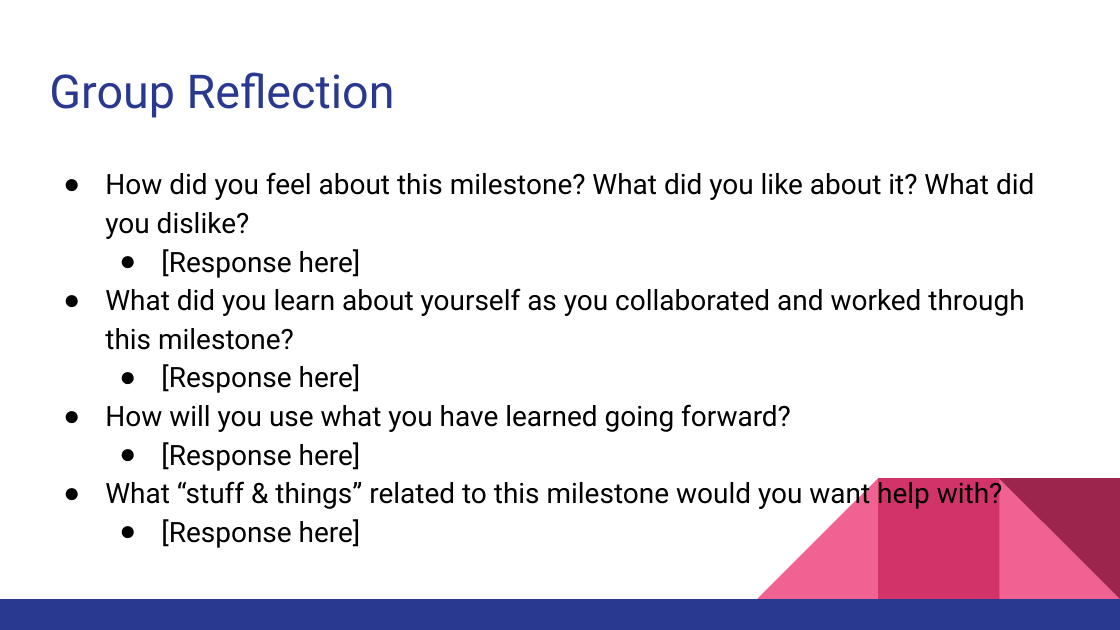
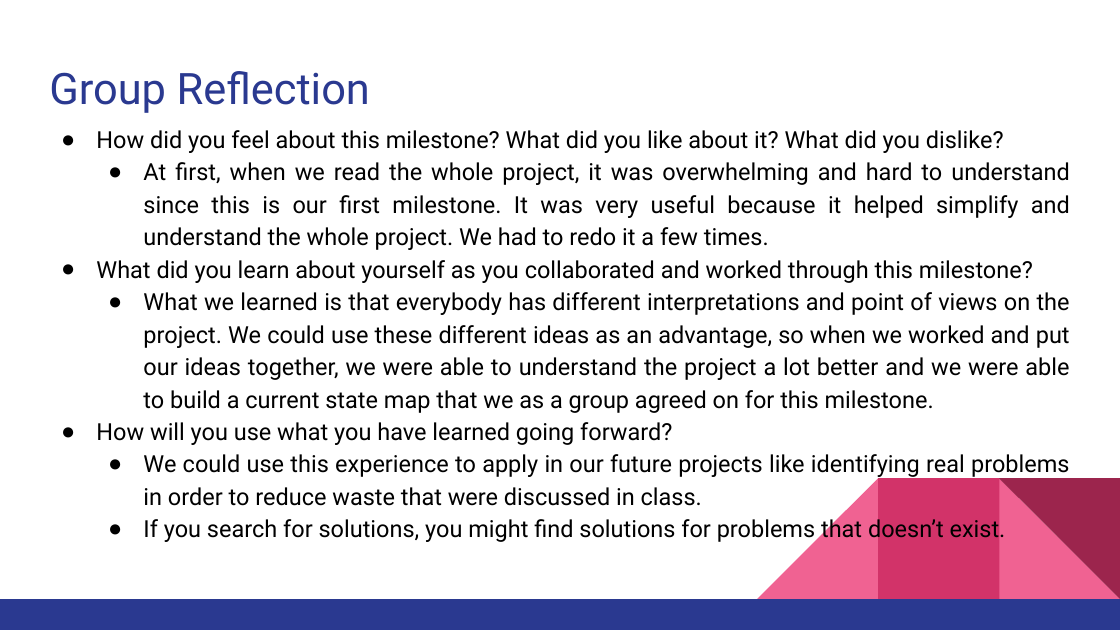
Before and after one commit to samano2j/ENSE-470-, a slide deck: slide 4 of ENSE 470 - Milestone 1.pptx (slide 3 before the commit). Drawn at 1120x630 pixels with LibreOffice and Linux fonts; fonts in the diff are those of the drawing. Boxes give left, top, right and bottom in pixels: in the first picture for what was removed or moved away, otherwise in the second. Text is boxed around its words. In the diff, an @@ line names an element or a change of style, - is before the commit and + after.

Commit message:
Milestone 1 version 2

```diff
--- a/ENSE 470 - Milestone 1.pptx
+++ b/ENSE 470 - Milestone 1.pptx
@@ title "Group Reflection" at box(49, 71, 370, 113): size 30 to 27.9 pt @@
@@ text "How did you feel about ...": place and size @@
-text "How did you feel about ..." at box(105, 172, 1034, 548)
+text "How did you feel about ..." at box(96, 130, 1070, 543)
@@ text at box(96, 130, 1033, 445): size 18 to 15.1 pt in "How did you feel about this milestone? ...", "What did you learn about yourself as ...", "How will you use what you have ..."; alignment left to justified; indent changed @@
@@ text at box(143, 162, 1070, 250): text changed; size 18 to 15.1 pt @@
-  ● [Response here]
+  ● At first, when we read the whole project, it was overwhelming and hard to understand since this is our first milestone. It was very useful because it helped simplify and understand the whole project. We had to redo it a few times.
@@ text at box(143, 292, 1070, 413): text changed; size 18 to 15.1 pt @@
-  ● [Response here]
+  ● What we learned is that everybody has different interpretations and point of views on the project. We could use these different ideas as an advantage, so when we worked and put our ideas together, we were able to understand the project a lot better and we were able to build a current state map that we as a group agreed on for this milestone.
@@ text at box(143, 454, 1069, 543): text changed; size 18 to 15.1 pt @@
-  ● [Response here]
-● What “stuff & things” related to this milestone would you want help with?
-  ● [Response here]
+  ● We could use this experience to apply in our future projects like identifying real problems in order to reduce waste that were discussed in class.
+  ● If you search for solutions, you might find solutions for problems that doesn’t exist.
@@ right triangle removed at box(757, 478, 878, 599) @@
@@ freeform shape added at box(757, 478, 878, 599), fill #F06292 @@
@@ right triangle removed at box(999, 478, 1120, 599) @@
@@ right triangle removed at box(999, 478, 1120, 599) @@
@@ freeform shape added at box(999, 478, 1120, 599), fill #F06292 @@
@@ freeform shape added at box(999, 478, 1120, 599), fill #9C254D @@
```
Also in this commit, not shown: 1 other slide changed, 2 slides added, 1 slide removed, 1 other file.
